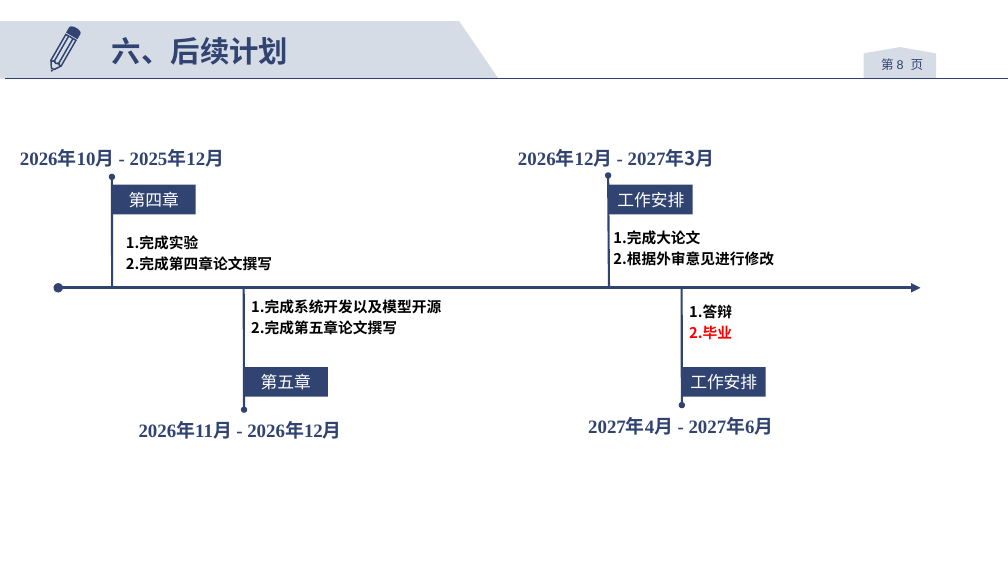
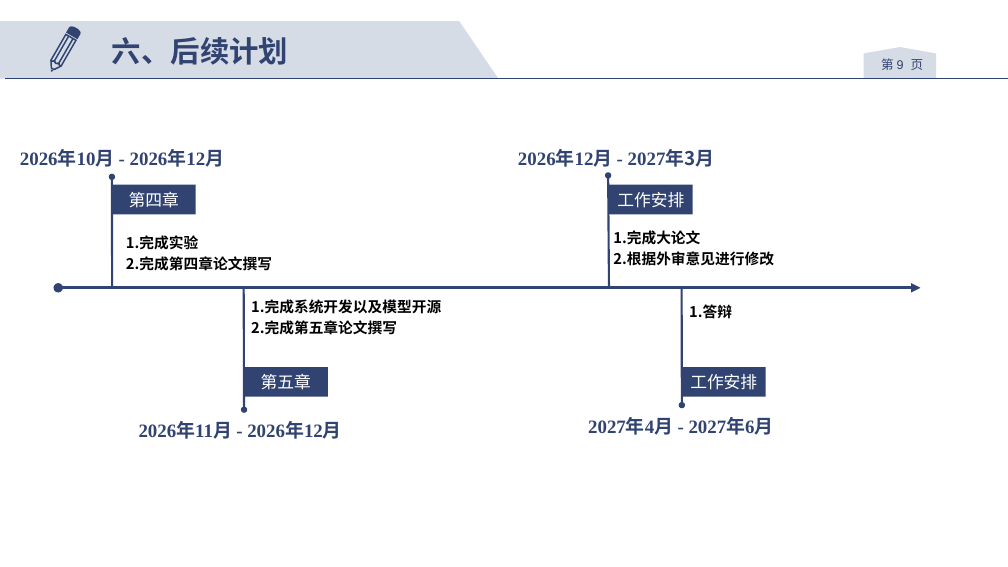
Before and after one commit to 1145523635/self-paper, a slide deck: slide 9 of 中期答辩.pptx (slide 8 before the commit). Drawn at 1008x567 pixels with LibreOffice and Linux fonts; fonts in the diff are those of the drawing; background and template pictures are left out. Boxes give left, top, right and bottom in pixels: in the first picture for what was removed or moved away, otherwise in the second. Text is boxed around its words. In the diff, an @@ line names an element or a change of style, - is before the commit and + after.

```diff
--- a/中期答辩.pptx
+++ b/中期答辩.pptx
@@ page number at (881, 58, 924, 70): text changed @@
-第 8 页
+第 9 页
@@ text at (20, 150, 225, 167): text changed @@
-2026年10月 - 2025年12月
+2026年10月 - 2026年12月
@@ text at (689, 325, 732, 340): paragraph removed @@
-2.毕业
```
Also in this commit, not shown: 5 other slides changed, 1 slide added, 15 other files.
